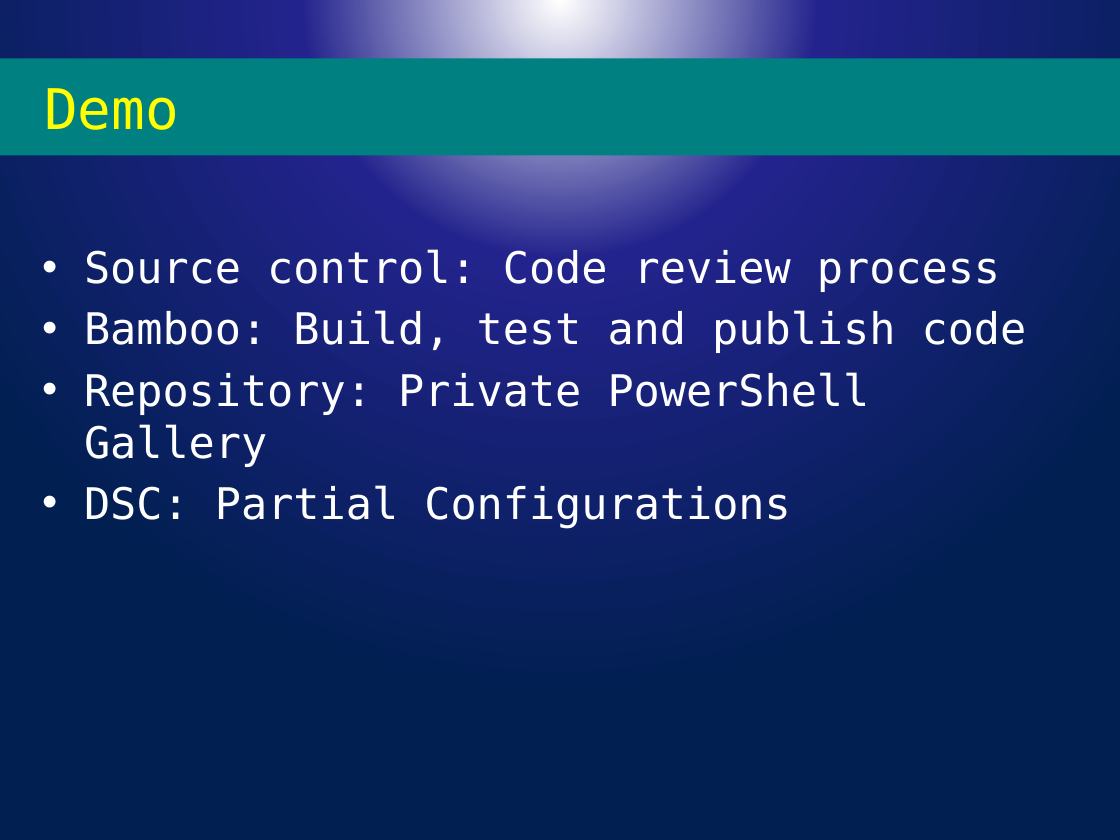
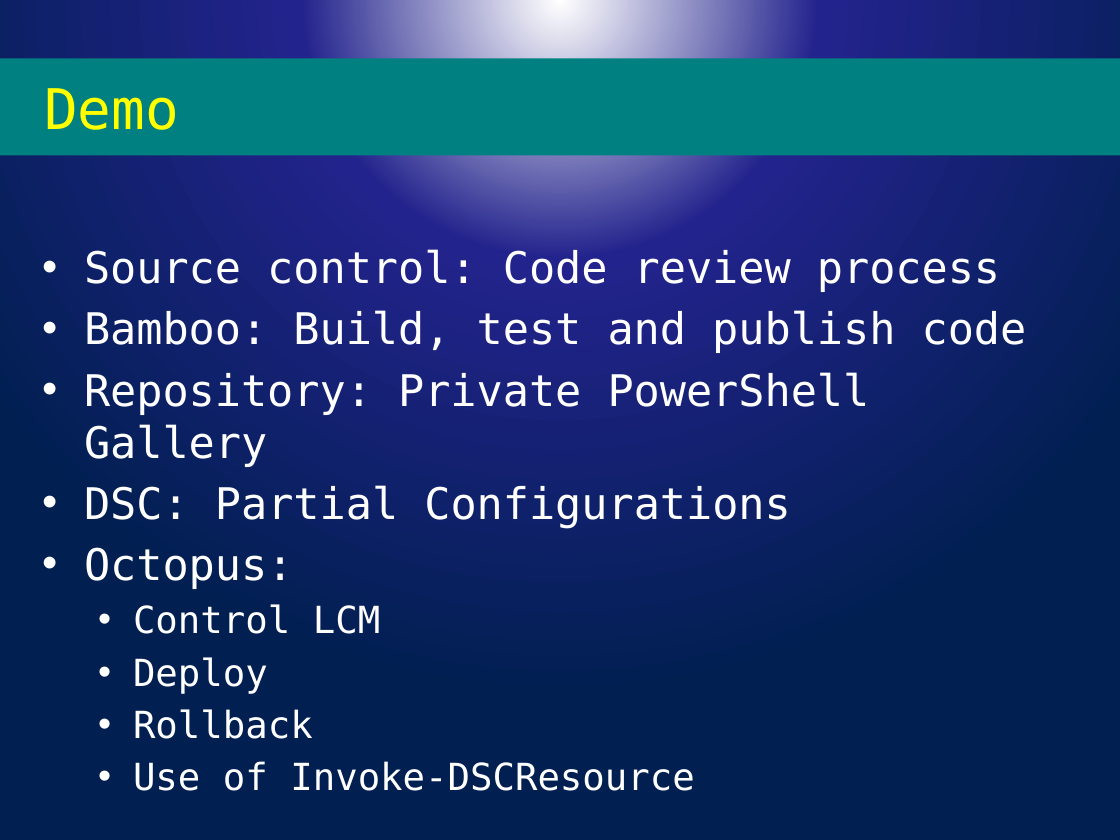
Before and after one commit to psconfeu/2016, a slide deck: slide 7 of Bartek Bielawski/DscOctopus/DSC and Octopus.pptx (slide 10 before the commit). Drawn at 1120x840 pixels with LibreOffice and Linux fonts; fonts in the diff are those of the drawing; background and template pictures are left out. Boxes give left, top, right and bottom in pixels: in the first picture for what was removed or moved away, otherwise in the second. Text is boxed around its words. In the diff, an @@ line names an element or a change of style, - is before the commit and + after.

```diff
--- a/Bartek Bielawski/DscOctopus/DSC and Octopus.pptx
+++ b/Bartek Bielawski/DscOctopus/DSC and Octopus.pptx
@@ text at [84,547,695,791]: paragraphs added @@
+• Octopus:
+  • Control LCM
+  • Deploy
+  • Rollback
+  • Use of Invoke-DSCResource
```
Also in this commit, not shown: 1 other slide changed, 3 slides removed.
